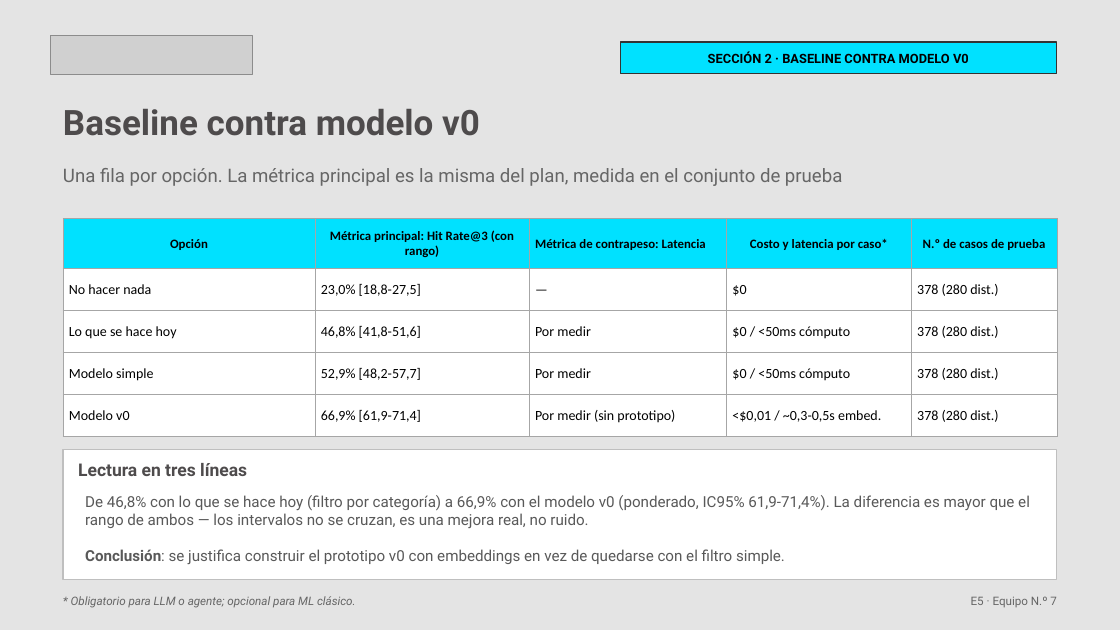
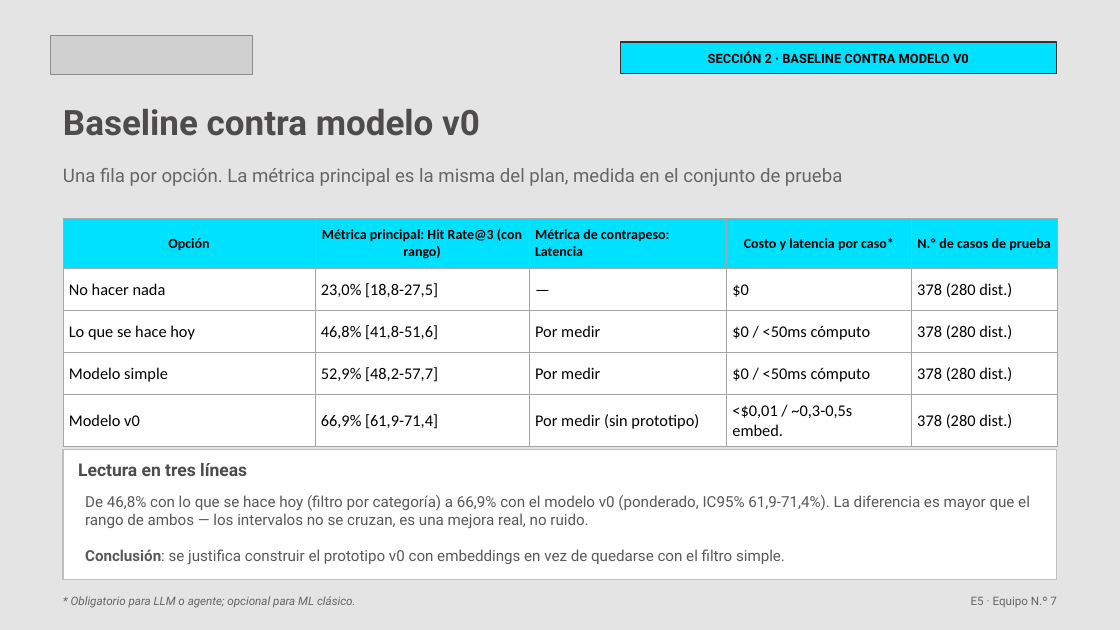
Before and after one commit to chris2009/portal-gamarrino-AI, a slide deck: slide 5 of E5_Equipo7_Portal_Gamarrino.pptx. Drawn at 1120x630 pixels with LibreOffice and Linux fonts; fonts in the diff are those of the drawing; grey boxes stand for pictures. Boxes give left, top, right and bottom in pixels: in the first picture for what was removed or moved away, otherwise in the second. Text is boxed around its words. In the diff, an @@ line names an element or a change of style, - is before the commit and + after.

```diff
--- a/E5_Equipo7_Portal_Gamarrino.pptx
+++ b/E5_Equipo7_Portal_Gamarrino.pptx
@@ table at box(63, 218, 1057, 446) @@
@@ size 11 to 12 pt in "Opción", "Métrica principal: Hit Rate@3 (con rango)", "Métrica de contrapeso: Latencia", "Costo y latencia por caso*" and 1 more places @@
@@ size 12 to 14 pt in "No hacer nada", "23,0% [18,8-27,5]", "—", "$0" and 16 more places @@
```
Also in this commit, not shown: 3 other slides changed, 4 other files.
